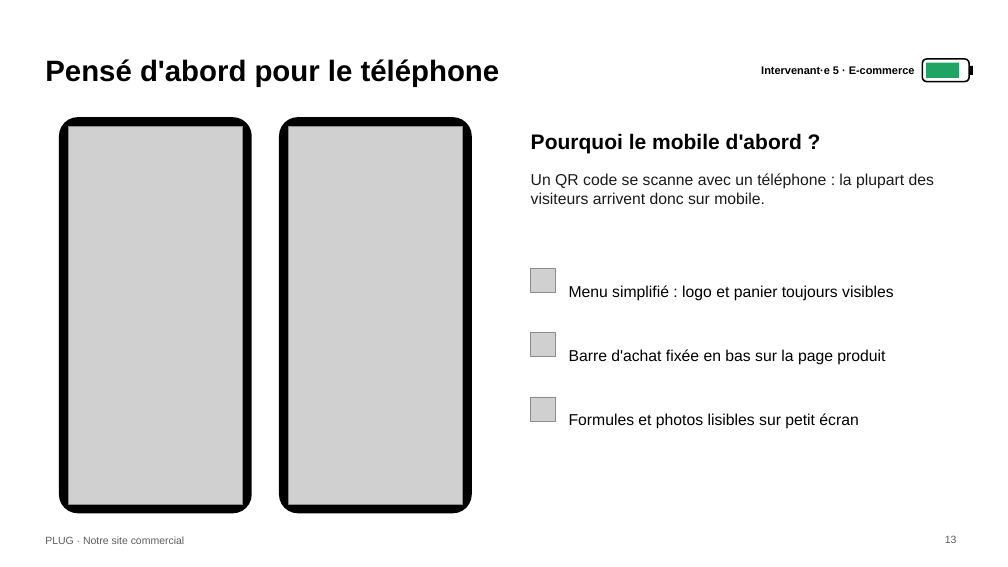
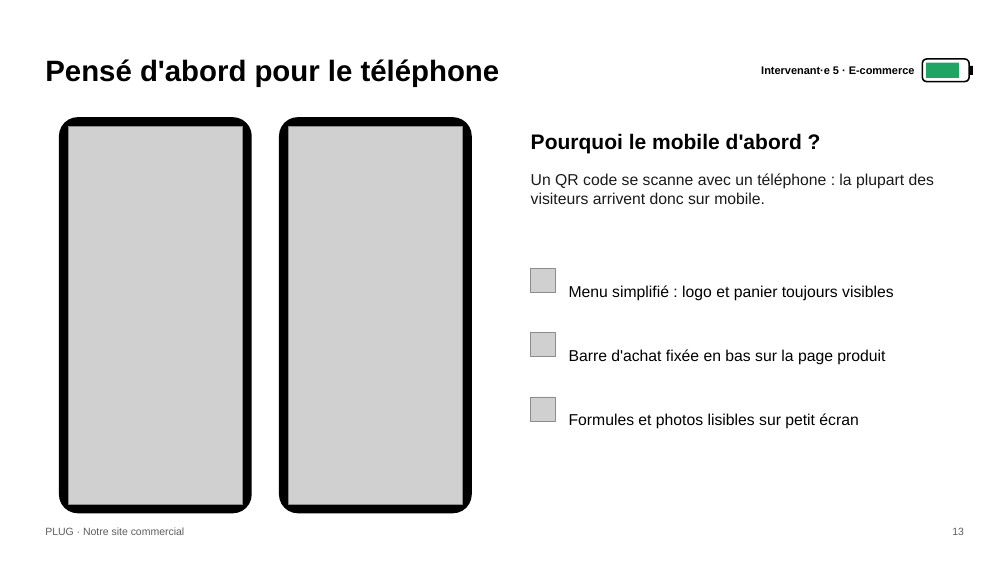
Before and after one commit to saytam19/test, a slide deck: slide 13 of presentation/PLUG_Presentation.pptx. Drawn at 1008x567 pixels with LibreOffice and Linux fonts; fonts in the diff are those of the drawing; grey boxes stand for pictures. Boxes give left, top, right and bottom in pixels: in the first picture for what was removed or moved away, otherwise in the second. Text is boxed around its words. In the diff, an @@ line names an element or a change of style, - is before the commit and + after.

```diff
--- a/presentation/PLUG_Presentation.pptx
+++ b/presentation/PLUG_Presentation.pptx
@@ text removed at (45, 536, 185, 544) @@
-PLUG · Notre site commercial
@@ text added at (45, 527, 185, 535), 10 pt, text #5E5E5E @@
+PLUG · Notre site commercial
@@ text "13": place and size @@
-text "13" at (945, 535, 957, 543)
+text "13" at (952, 527, 964, 535)
```
Also in this commit, not shown: 15 other slides changed, 2 other files.
